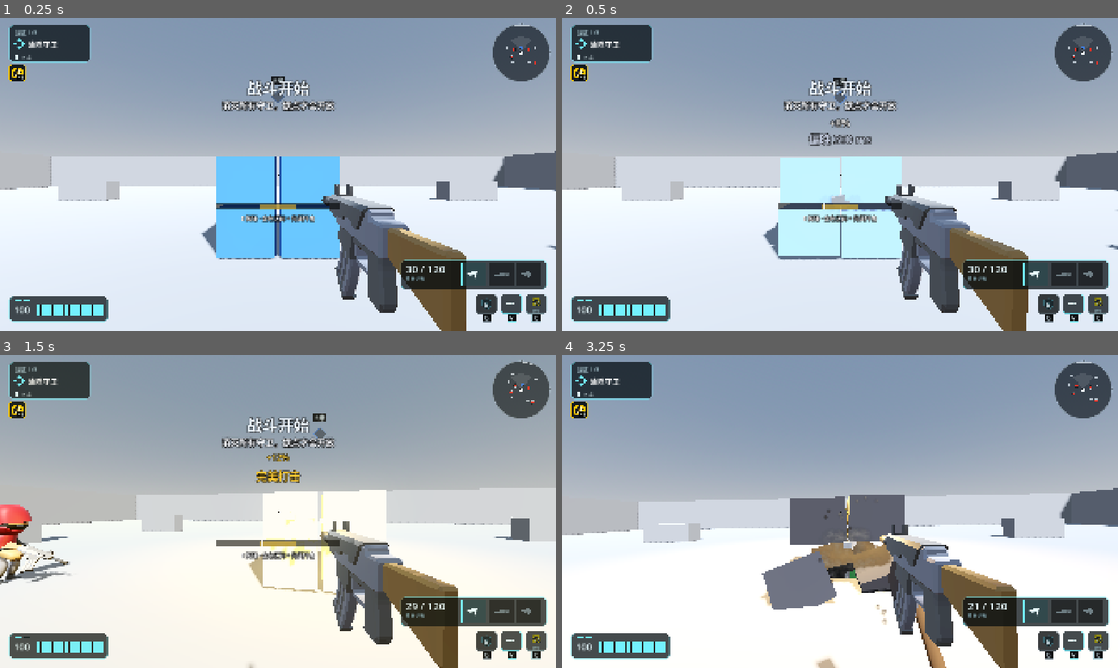
Above: before the commit, frames 1-4 (two rows, left to right).
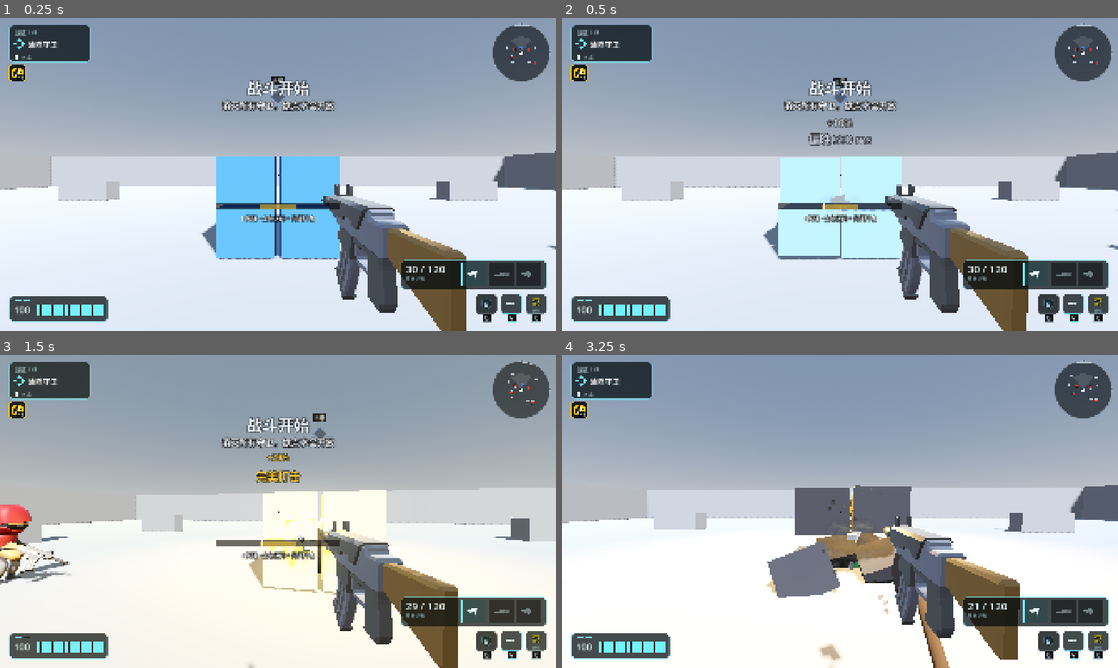
Above: after the commit, the same moments.

Repository: kyrie21z/Battlefield-Rouge
Game: Godot game, scene res://tests/hammer_feel_proof.tscn
The game is run twice, just before and just after one commit, with the same random seed, the same clock (stepped at 60 frames per second) and the same inputs. This scene is started directly instead of the project's main scene. Sound files missing from this copy of the repository are replaced by a short silence.
Inputs (mouse positions are in pixels of both pictures, inside the frame that each line leads up to):
- Up to frame 1 (0.25 s): no input
- Up to frame 2 (0.5 s): no input
- Up to frame 3 (1.5 s): tap Enter at 0.5 s; move the mouse to (305, 511) at 0.52 s; hold Right mouse button (aim) 0.53-1.28 s; hold W (move_forward) from 0.53 s (still down); click (305, 511) at 0.67 s; tap Space (jump) at 0.77 s; move the mouse to (250, 511) at 1.27 s; tap Shift (dash) at 1.35 s
- Up to frame 4 (3.25 s): keep holding W (move_forward); tap Space (jump) at 1.52, 3.02 s; move the mouse to (851, 505) at 2.02 s; press the mouse at (851, 505) at 2.03 s; move the mouse to (834, 517) at 2.77 s; release the mouse at (834, 517) at 2.78 s; tap E (hammer) at 2.85 s; click (834, 517) at 2.92 s

Frame 1 is identical in both runs. In frame 2, 0.1% of the frame differs, in the area x 47-53%, y 32-36%; in frame 3, 0.5%; in frame 4, 12%, in the area x 0-100%, y 41-100%.

Commit message:
tune: ordinary hammer +10%, perfect strike x2 (+20%)
Kyrie's playtest call: the perfect strike paid too little. Ordinary swing
8% -> 10%, perfect multiplier 1.5 -> 2.0 (a perfect swing is +20%). Window
stays +/-150 ms; the boss core still breaks in one swing.

Docs: D-001/D-003 get a revision line; the old "+20% is void" errata now
say +20% is the 10% x 2 result, not a separate number. ADR 0002 gets a
pointer note only.

Fixtures: FX-001 seed 1002 2518 ticks db773e4c084799e6 -> 2038 ticks
a7ea25b848dd8b33. FX-002 (boss start) unchanged: 885 a9a005a7ee3ded7e.

Co-Authored-By: Claude Opus 5.5 <noreply@anthropic.com>

Diff:
--- a/tests/boss_test.gd
+++ b/tests/boss_test.gd
@@ -98,7 +98,7 @@
 	_check("the core is locked", point.locked)
 	_check("the objective says to fell the boss", director.objective == "打倒 Boss" and objective.text == "击倒 Boss" and objective.visible)
 	_check("one hammer would finish the core", is_equal_approx(point.config.progress_per_swing, 1.0))
-	_check("small zones still use the 8% rhythm", shared.resource_path == CONFIG_PATH and is_zero_approx(shared.progress_per_swing) and is_equal_approx(shared.normal_progress(), 0.08))
+	_check("small zones still use the 10% rhythm", shared.resource_path == CONFIG_PATH and is_zero_approx(shared.progress_per_swing) and is_equal_approx(shared.normal_progress(), 0.10))
 	_check("seven enemies are alive and the core stays shut", director.enemies_total == 7 and not boss.health.is_dead())
 	player.global_position = point.global_position + Vector3(3.6, 0.0, 0.0)
 	for i in 6:
--- a/tests/capture_hammer_test.gd
+++ b/tests/capture_hammer_test.gd
@@ -35,9 +35,9 @@
 	print("== config (AC-03)")
 	_check("config comes from %s" % CONFIG_PATH, point.config.resource_path == CONFIG_PATH)
 	_check("window is 150 ms", is_equal_approx(point.config.perfect_window_ms, 150.0))
-	_check("ordinary swing is 8%", is_equal_approx(point.config.normal_progress(), 0.08))
-	_check("perfect multiplier is 1.5", is_equal_approx(point.config.perfect_multiplier, 1.5))
-	_check("perfect swing is worth 12%", is_equal_approx(point.config.perfect_progress(), 0.12))
+	_check("ordinary swing is 10%", is_equal_approx(point.config.normal_progress(), 0.10))
+	_check("perfect multiplier is 2.0", is_equal_approx(point.config.perfect_multiplier, 2.0))
+	_check("perfect swing is worth 20%", is_equal_approx(point.config.perfect_progress(), 0.20))
 
 	print("== stage 1: clear the guards (AC-01)")
 	_check("starts in CLEAR_GUARDS", director.phase == ZoneDirector.Phase.CLEAR_GUARDS)
@@ -62,22 +62,23 @@
 	_check("walking up to the building puts the player in reach", point.player_in_reach)
 
 	point.resolve_swing(2.0)
-	_expect_last("on the beat is perfect", true, 0.12)
-	_check("progress is 12%", is_equal_approx(point.progress, 0.12))
+	_expect_last("on the beat is perfect", true, 0.20)
+	_check("progress is 20%", is_equal_approx(point.progress, 0.20))
 	point.resolve_swing(3.14)
-	_expect_last("+140 ms is perfect", true, 0.12)
+	_expect_last("+140 ms is perfect", true, 0.20)
 	point.resolve_swing(3.86)
-	_expect_last("-140 ms is perfect", true, 0.12)
+	_expect_last("-140 ms is perfect", true, 0.20)
 	var before := point.progress
 	point.resolve_swing(5.16)
-	_expect_last("+160 ms is an ordinary swing", false, 0.08)
+	_expect_last("+160 ms is an ordinary swing", false, 0.10)
 	point.resolve_swing(5.84)
-	_expect_last("-160 ms is an ordinary swing", false, 0.08)
+	_expect_last("-160 ms is an ordinary swing", false, 0.10)
 	point.resolve_swing(6.5)
-	_expect_last("mid-way between beats is an ordinary swing", false, 0.08)
-	_check("progress added matches the strikes", is_equal_approx(point.progress, before + 0.24))
+	_expect_last("mid-way between beats is an ordinary swing", false, 0.10)
+	_check("progress added matches the strikes", is_equal_approx(point.progress, before + 0.30))
 
 	print("== feedback is separate (AC-03)")
+	point.progress = 0.0
 	point.resolve_swing(7.0)
 	var perfect_stream := point._audio.stream as AudioStreamWAV
 	var perfect_flash := point._material.emission
@@ -94,12 +95,12 @@
 	var tuned := original.duplicate() as CaptureConfig
 	tuned.perfect_window_ms = 50.0
 	tuned.normal_progress_percent = 2.0
-	tuned.perfect_multiplier = 2.0
+	tuned.perfect_multiplier = 3.0
 	point.config = tuned
 	point.resolve_swing(10.1)
 	_expect_last("+100 ms is ordinary once the window is 50 ms", false, 0.02)
 	point.resolve_swing(11.04)
-	_expect_last("+40 ms is perfect with a 50 ms window (2% x 2.0)", true, 0.04)
+	_expect_last("+40 ms is perfect with a 50 ms window (2% x 3.0)", true, 0.06)
 	point.config = original
 
 	print("== progress never drops")
@@ -183,7 +184,7 @@
 	_check("eight blocks before the first quarter", point.fracture_stage == 0 and point.intact_block_count() == 8)
 	point.add_capture_progress(0.25)
 	_check("25% drops the first pair", point.fracture_stage == 1 and point.intact_block_count() == 6)
-	point.struck.emit(false, 40.0, 0.08)
+	point.struck.emit(false, 40.0, 0.10)
 	_check("an ordinary hit throws chips", point.get_node_or_null("Chips") != null)
 	point.add_capture_progress(0.25)
 	_check("50% drops the next pair", point.fracture_stage == 2 and point.intact_block_count() == 4)
--- a/tests/hammer_feel_proof.gd
+++ b/tests/hammer_feel_proof.gd
@@ -50,13 +50,13 @@
 	_point.player_in_reach = true
 	await _frames(20)
 
-	# 1. Ordinary strike: chips, the block punch and "+8%".
+	# 1. Ordinary strike: chips, the block punch and "+10%".
 	_point.resolve_swing(2.3)
 	await _seconds(0.1)
 	_shot("01_ordinary_strike")
 	await _seconds(0.7)
 
-	# 2. Perfect strike: more chips and the gold "+12%".
+	# 2. Perfect strike: more chips and the gold "+20%".
 	_point.resolve_swing(3.0)
 	await _seconds(0.28)
 	_shot("02_perfect_strike")
--- a/tests/hammer_feel_test.gd
+++ b/tests/hammer_feel_test.gd
@@ -71,6 +71,7 @@
 
 func _test_perfect_strike() -> void:
 	print("== a perfect strike")
+	_point.progress = 0.0
 	var want := "+%d%%" % roundi(_point.config.perfect_progress() * 100.0)
 	_hud.last_strike_shake = 0.0
 	HitStop.last_requested = 0.0
--- a/ui/hud.gd
+++ b/ui/hud.gd
@@ -393,7 +393,7 @@
 	_banner.play("增援来袭", "守住据点，继续砸", PhaseBanner.TITLE_RED, PhaseBanner.QUEUE_MIN_HOLD)
 
 
-## "+8%" in white or "+12%" in gold (the strike bar already says 完美打击).
+## "+10%" in white or "+20%" in gold (the strike bar already says 完美打击).
 func _show_strike_text(worth: float, perfect: bool) -> void:
 	var percent := roundi(worth * 100.0)
 	_strike_text.text = "+%d%%" % percent
--- a/zone/capture_config.gd
+++ b/zone/capture_config.gd
@@ -7,13 +7,13 @@
 ## milliseconds before or after the hit moment.
 @export_range(1.0, 400.0, 1.0, "suffix:ms") var perfect_window_ms := 150.0
 ## Progress an ordinary swing adds, in percent of the whole capture.
-@export_range(0.5, 50.0, 0.5, "suffix:%") var normal_progress_percent := 8.0
+@export_range(0.5, 50.0, 0.5, "suffix:%") var normal_progress_percent := 10.0
 ## A perfect strike adds the ordinary progress times this.
-@export_range(1.0, 5.0, 0.1) var perfect_multiplier := 1.5
+@export_range(1.0, 5.0, 0.1) var perfect_multiplier := 2.0
 ## When this is above 0, every swing that lands adds this fraction of the
 ## capture, perfect or not. 0 keeps the percent and the multiplier. The boss
 ## core sets it to 1 so one hammer finishes the building; small zones leave it
-## at 0 and stay on +8% / ×1.5.
+## at 0 and stay on +10% / ×2.0.
 @export_range(0.0, 1.0, 0.05) var progress_per_swing := 0.0
 
 
--- a/zone/capture_config.tres
+++ b/zone/capture_config.tres
@@ -5,5 +5,5 @@
 [resource]
 script = ExtResource("1_config")
 perfect_window_ms = 150.0
-normal_progress_percent = 8.0
-perfect_multiplier = 1.5
+normal_progress_percent = 10.0
+perfect_multiplier = 2.0
Not shown, changed: ARCHITECTURE.md
Not shown, changed: GLOSSARY.md
Not shown, changed: docs/Core_Loop.md
Not shown, changed: docs/Cut-001b.md
Not shown, changed: docs/GDD.md
Not shown, changed: docs/MVP_Scope.md
Not shown, changed: docs/Priority_Backlog.md
Not shown, changed: docs/adr/0002-mvp-deadzone-occupy.md
Not shown, changed: docs/bible/03_rules.md
Not shown, changed: docs/bible/99_decisions.md
Not shown, changed: docs/bible/EXPERIENCE.md
Not shown, changed: docs/bible/SPEC.md
(and 1 more such lines)
